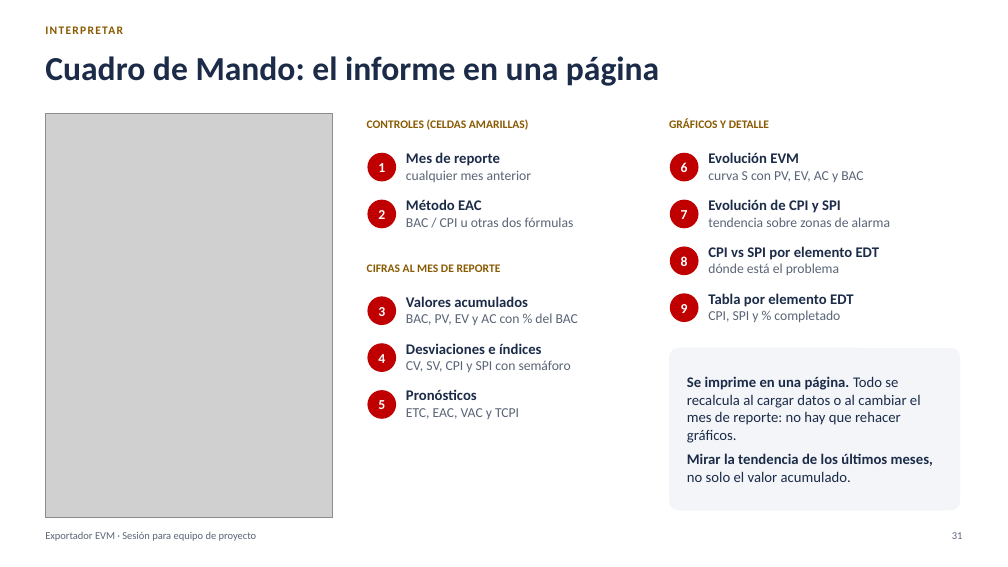
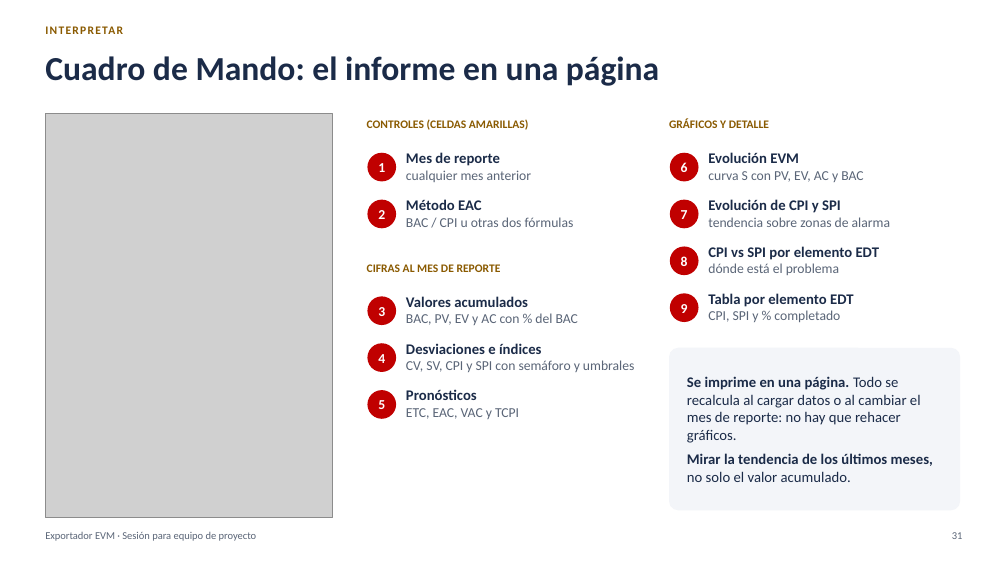
Before and after one commit to MarceloSalazar/evm-automation, a slide deck: slide 31 of docs/presentacion-jefes-de-proyecto.pptx. Drawn at 1008x567 pixels with LibreOffice and Linux fonts; fonts in the diff are those of the drawing; grey boxes stand for pictures. Boxes give left, top, right and bottom in pixels: in the first picture for what was removed or moved away, otherwise in the second. Text is boxed around its words. In the diff, an @@ line names an element or a change of style, - is before the commit and + after.

Commit message:
Semáforo con umbrales inferiores y superiores; presentación actualizada
- [semaforo]: umbrales comunes de CPI y SPI rojo_inferior, amarillo_inferior,
  amarillo_superior y rojo_superior (0,90 / 0,95 / 1,05 / 1,10). rojo y
  amarillo siguen siendo válidos como nombres de los umbrales inferiores.
- Resumen, Indicadores EDT, Cuadro de Mando y Análisis de desviaciones marcan
  en amarillo o rojo los índices por debajo y por encima del rango verde. El
  TCPI sigue usando solo los umbrales inferiores.
- El Cuadro de Mando muestra la escala del semáforo con los umbrales del libro,
  y el gráfico de CPI y SPI tiene las bandas superiores (sin repetir la
  leyenda; las series llevan caché vacía para que Excel respete las entradas de
  leyenda eliminadas).
- Análisis de desviaciones: lista los paquetes fuera del rango verde, por debajo
  o por encima; el semáforo de cada fila usa el índice más alejado.
- Los umbrales se guardan en _meta. Las bandas nuevas usan columnas nuevas de la
  hoja _graficos, para que actualizar siga recreando los gráficos de libros
  anteriores.
- Documentación, capturas y presentación (36 diapositivas, PowerPoint y PDF):
  semáforo, comando analizar y nueva diapositiva de análisis de desviaciones.

```diff
--- a/docs/presentacion-jefes-de-proyecto.pptx
+++ b/docs/presentacion-jefes-de-proyecto.pptx
@@ text at bbox=[406, 360, 634, 372]: text changed @@
-CV, SV, CPI y SPI con semáforo
+CV, SV, CPI y SPI con semáforo y umbrales
```
Also in this commit, not shown: 8 other slides changed, 1 slide added, 29 other files.
